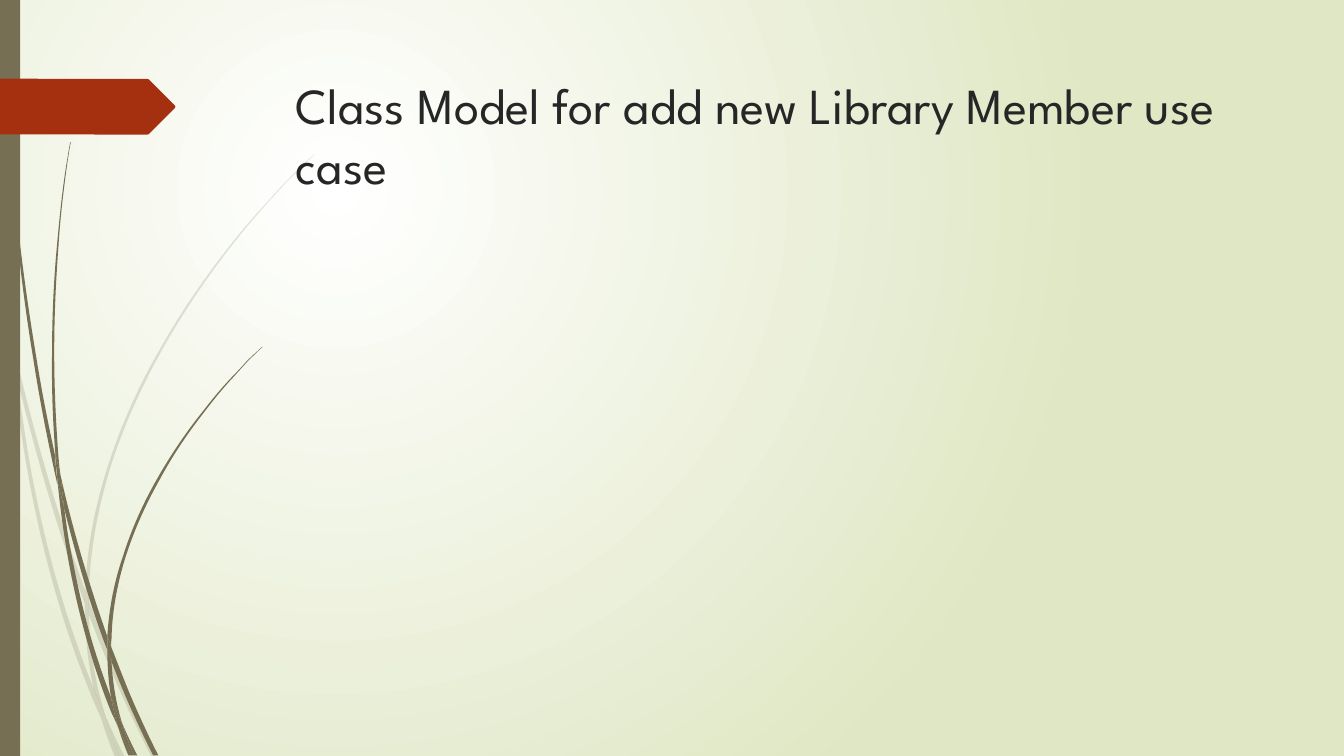
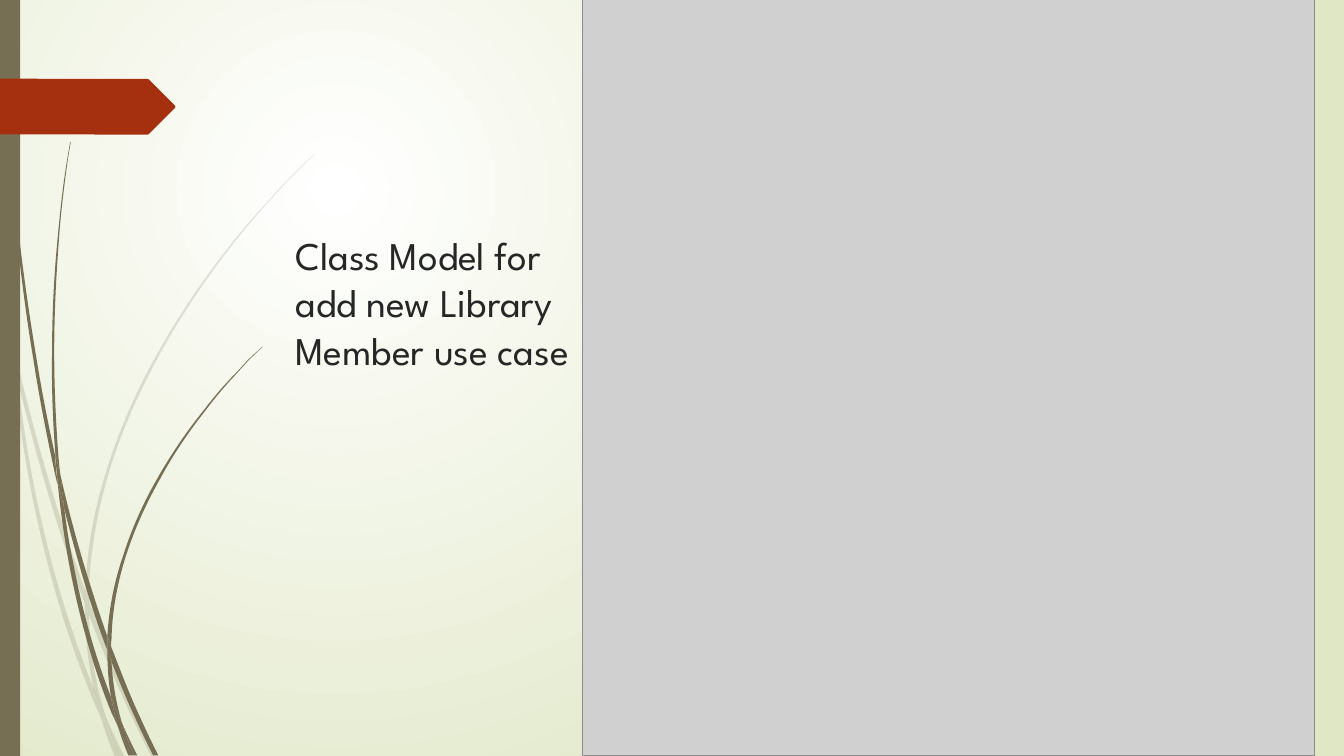
Before and after one commit to devmarwane/library-management, a slide deck: slide 3 of doc/Group 2 Library Management System.pptx. Drawn at 1344x756 pixels with LibreOffice and Linux fonts; fonts in the diff are those of the drawing; grey boxes stand for pictures. Boxes give left, top, right and bottom in pixels: in the first picture for what was removed or moved away, otherwise in the second. Text is boxed around its words. In the diff, an @@ line names an element or a change of style, - is before the commit and + after.

Commit message:
include class diagrams and second version of sequence's

```diff
--- a/doc/Group 2 Library Management System.pptx
+++ b/doc/Group 2 Library Management System.pptx
@@ picture added at (583,0,1315,756) @@
@@ title "Class Model for add new ...": place and size @@
-title "Class Model for add new ..." at (296,88,1215,185)
+title "Class Model for add new ..." at (295,242,569,366)
@@ title "Class Model for add new ..." at (295,242,569,366): size 36 to 28 pt; vertical alignment top to bottom @@
```
Also in this commit, not shown: 3 other slides changed.
